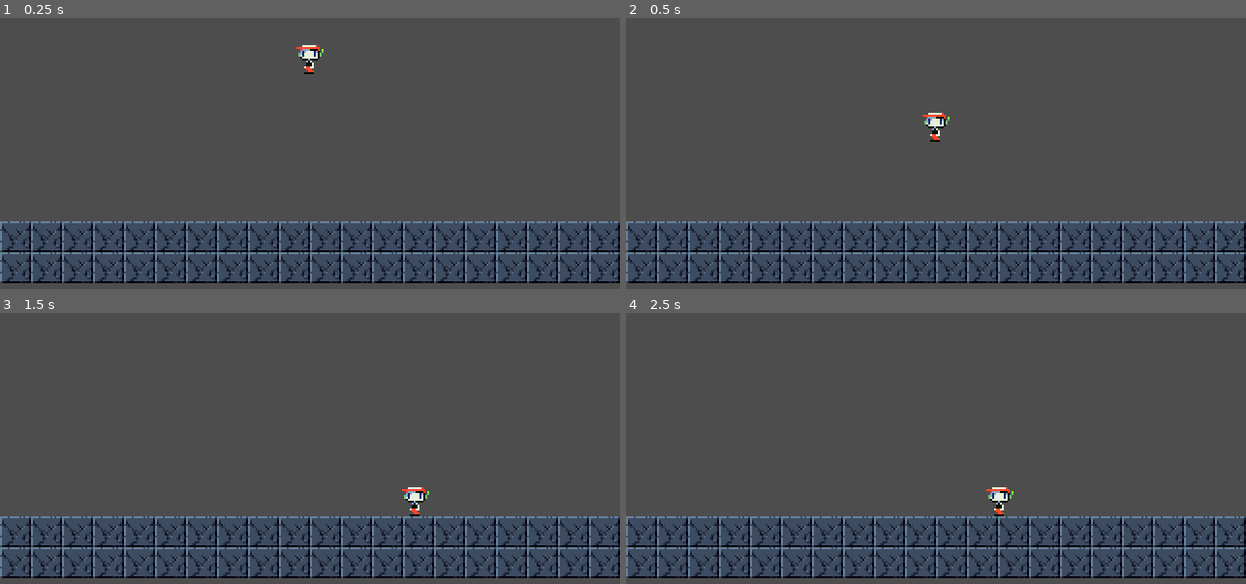
Above: before the commit, frames 1-4 (two rows, left to right).
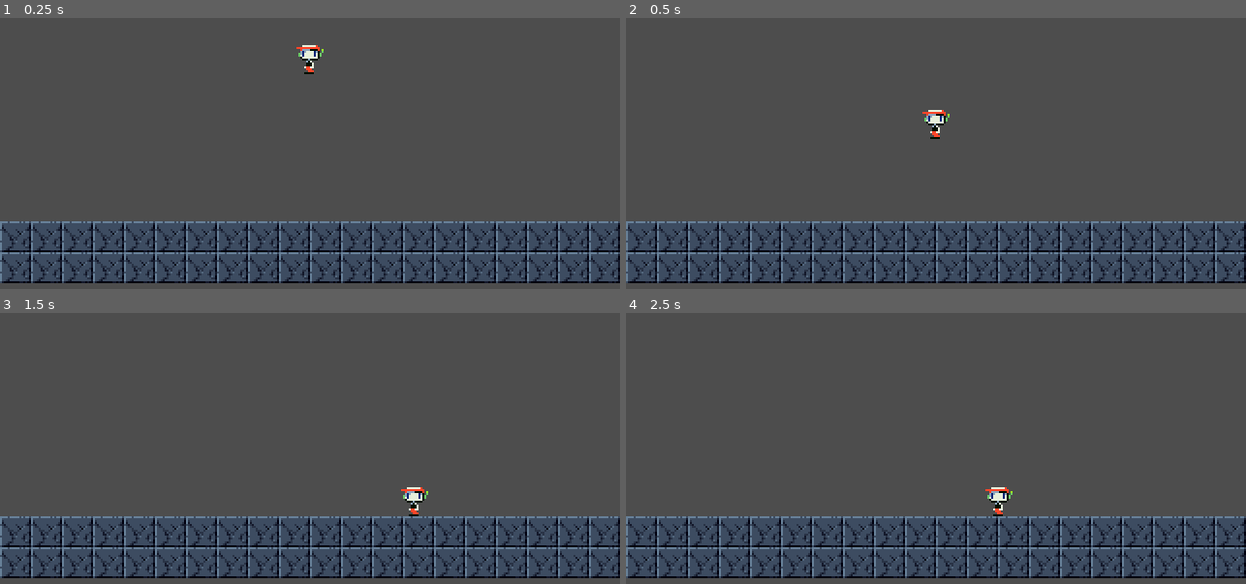
Above: after the commit, the same moments.

Repository: atirut-w/cave-story-gd
Game: Godot game, scene res://scenes/player_test.tscn
Same seed, same stepped clock (60 frames per second), same inputs: the game is played once before the commit and once after it. The project has no main scene, so this scene is started directly.
Inputs:
- Up to frame 1 (0.25 s): no input
- Up to frame 2 (0.5 s): no input
- Up to frame 3 (1.5 s): hold Right (right) 0.53-1.28 s; tap Z (jump) at 0.77 s; hold Left (left) from 1.28 s (still down)
- Up to frame 4 (2.5 s): tap Z (jump) at 1.52 s; release Left (left) at 2.03 s; hold Right (right) from 2.03 s (still down)

Frame 1 is identical in both runs. In frame 2, 0.2% of the frame differs, in the area x 47-53%, y 33-46%; in frame 3, less than 0.1%; in frame 4, less than 0.1%.

Commit message:
Correct vertical movement

Diff:
--- a/scripts/player.gd
+++ b/scripts/player.gd
@@ -16,8 +16,7 @@
 
 
 func _physics_process(delta: float):
-	if velocity.y > max_falling_speed:
-		velocity.y = max_falling_speed
+	velocity.y = clamp(velocity.y, -max_falling_speed, max_falling_speed)
 	if !Input.is_action_pressed("jump") || (velocity.y < 0):
 		velocity.y -= gravity
 	if Input.is_action_pressed("jump") && (velocity.y >= 0):
